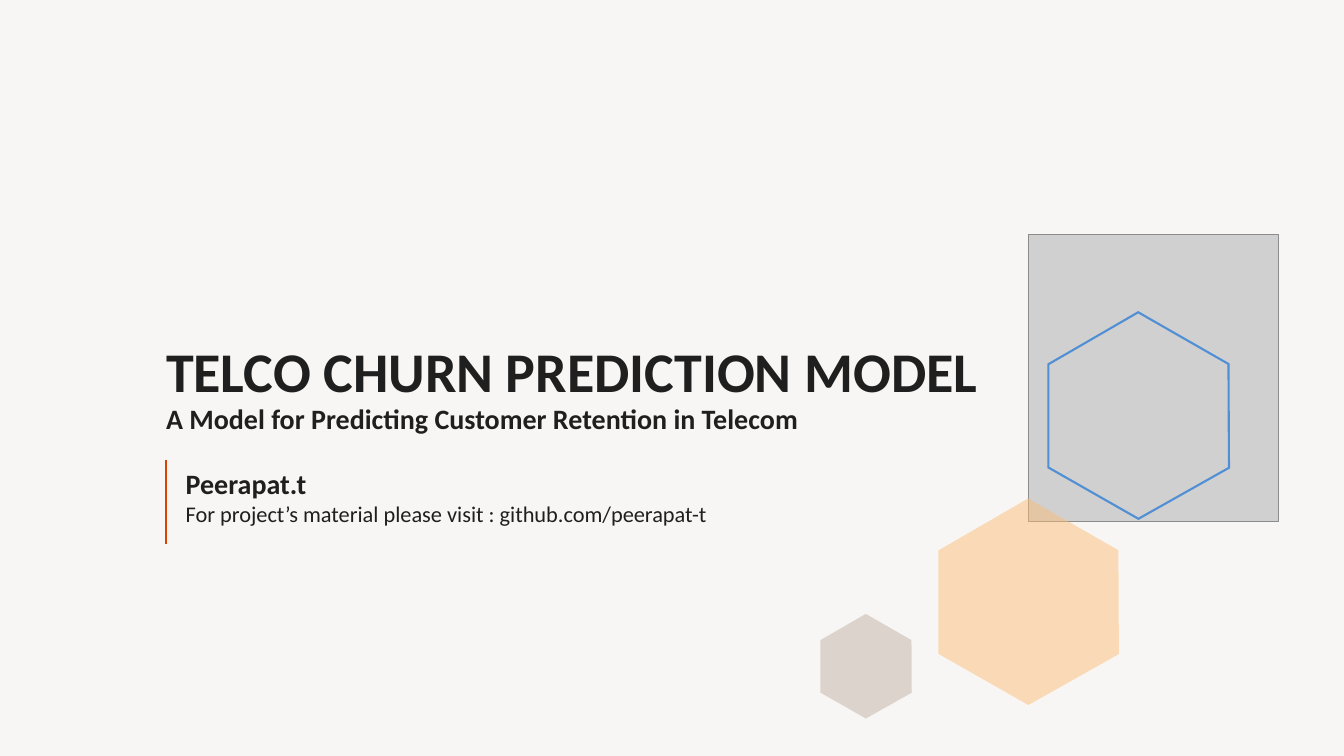
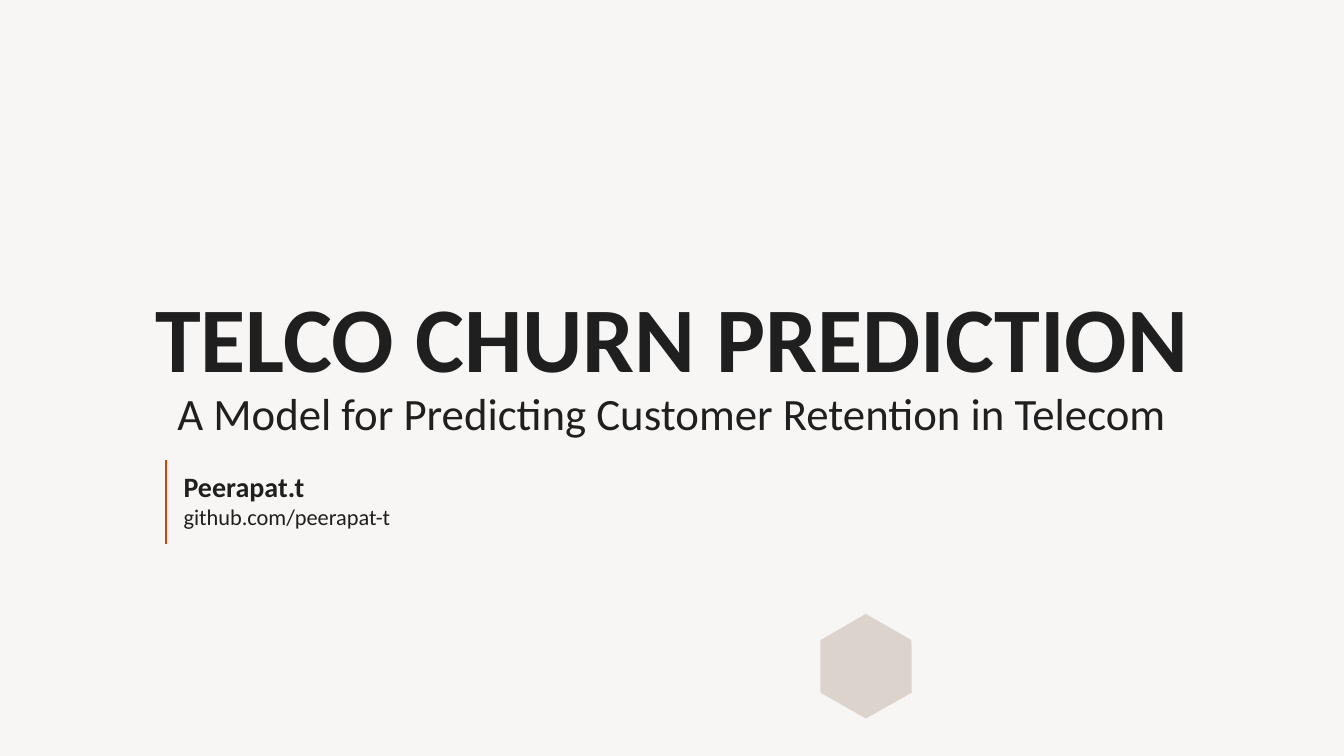
Before and after one commit to peerapat-t/Data-science-project, a slide deck: slide 1 of Telco-churn-prediction/Telco churn prediction.pptx. Drawn at 1344x756 pixels with LibreOffice and Linux fonts; fonts in the diff are those of the drawing; grey boxes stand for pictures. Boxes give left, top, right and bottom in pixels: in the first picture for what was removed or moved away, otherwise in the second. Text is boxed around its words. In the diff, an @@ line names an element or a change of style, - is before the commit and + after.

```diff
--- a/Telco-churn-prediction/Telco churn prediction.pptx
+++ b/Telco-churn-prediction/Telco churn prediction.pptx
@@ picture removed at (1029, 234, 1279, 521) @@
@@ title at (155, 311, 1188, 438): text changed; size 20 to 32 pt; bold off @@
-TELCO CHURN PREDICTION MODEL
-A Model for Predicting Customer Retention in Telecom
+TELCO CHURN PREDICTION
+A Model for Predicting Customer Retention in Telecom
@@ freeform shape removed at (1049, 313, 1229, 519) @@
@@ text at (184, 479, 391, 529): text changed @@
-Peerapat.t
-For project’s material please visit : github.com/peerapat-t
+Peerapat.t
+github.com/peerapat-t
@@ freeform shape removed at (939, 499, 1119, 706) @@
```
Also in this commit, not shown: 7 other slides changed, 1 slide added, 2 slides removed, 4 other files.
